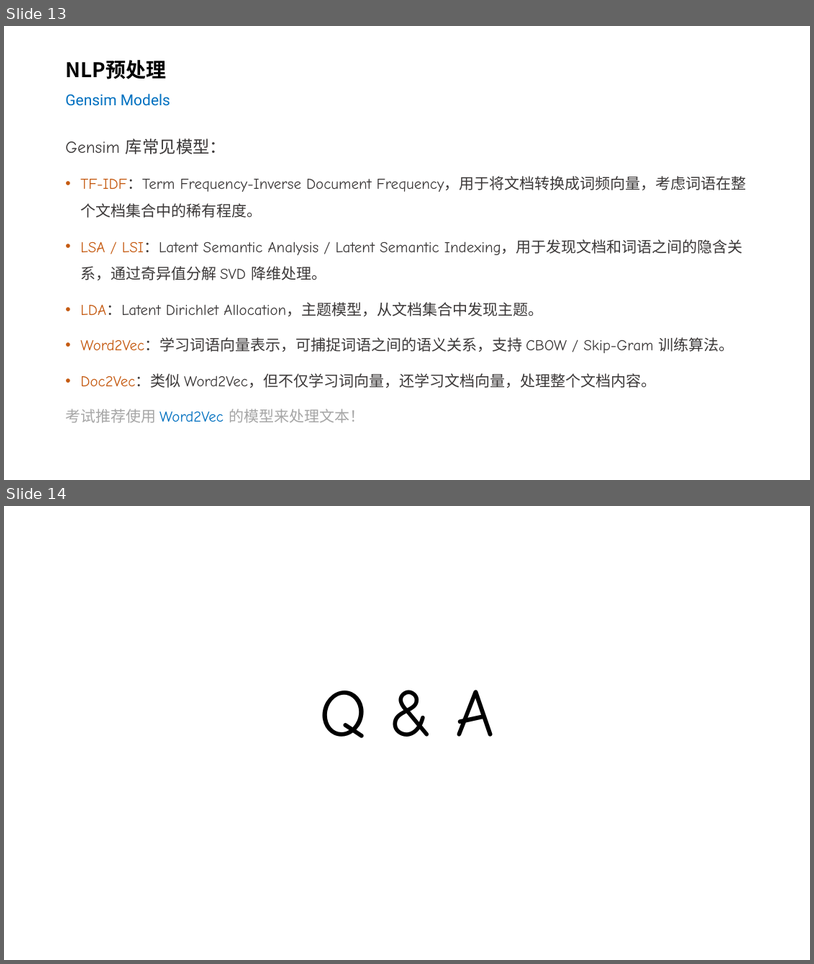
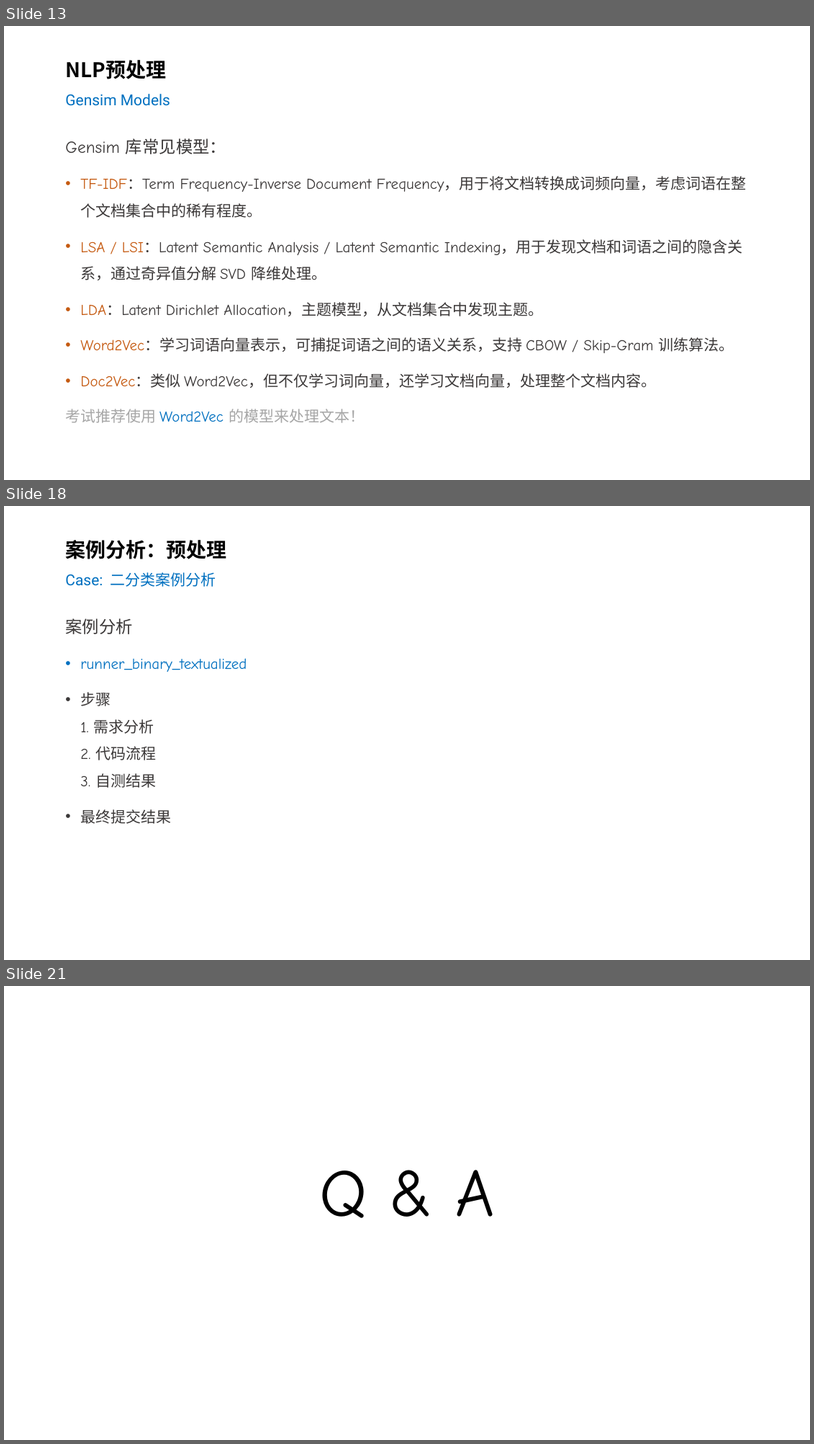
Before and after one commit to silentbalanceyh/cda-exam, a slide deck: ppt/04.二分类-文本输入.pptx. Shown one above the other, each under a label of ours: slides 13 and 14 before the commit, slides 13, 18 and 21 after it; the slides between them are not shown. The pictures are 814x964 and 814x1444 pixels, drawn with LibreOffice and Linux fonts; fonts in the diff are those of the drawing; background and template pictures are left out. Boxes give left, top, right and bottom in pixels: in the first picture for what was removed or moved away, otherwise in the second. Text is boxed around its words. In the diff, an @@ line names an element or a change of style, - is before the commit and + after.

```diff
--- a/ppt/04.二分类-文本输入.pptx
+++ b/ppt/04.二分类-文本输入.pptx
@@ slide 18 added at (4,506,810,960), background #FFFFFF @@
@@ title added at (65,540,226,587), 18 pt, text #0070C0 @@
+案例分析：预处理
+Case: 二分类案例分析
@@ text added at (65,618,247,824), 18 pt, text #3B3838 @@
+案例分析
+• runner_binary_textualized
+• 步骤
+  1. 需求分析
+  2. 代码流程
+  3. 自测结果
+• 最终提交结果
@@ what was slide 14 is now slide 21 @@
```
Also in this commit, not shown: 6 other slides added.
